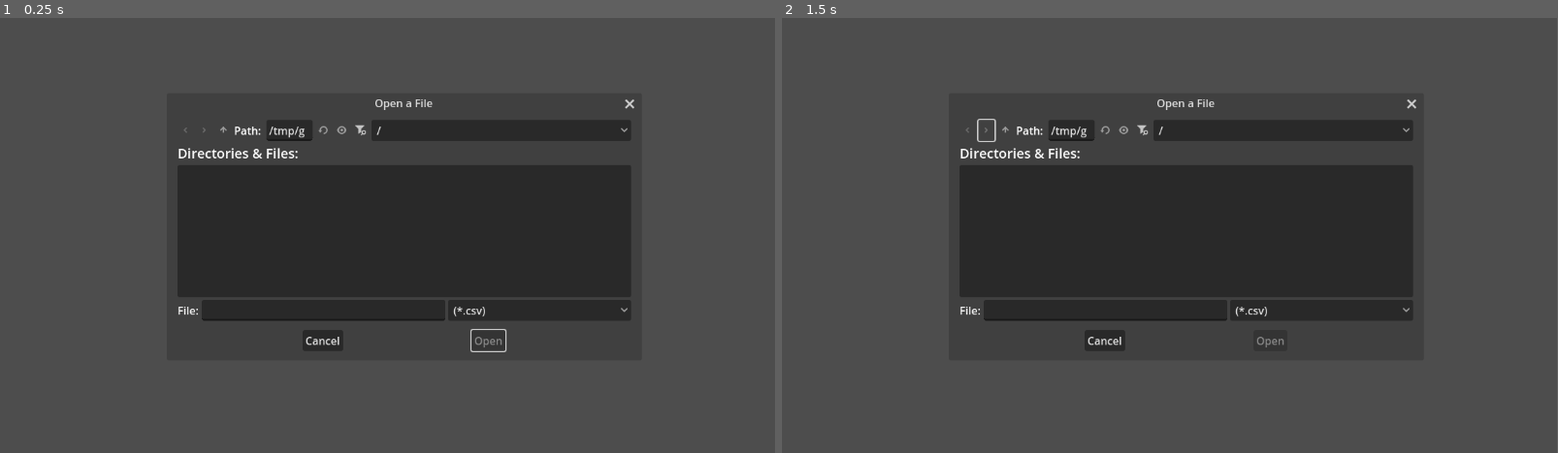
Above: before the commit, frames 1-2 (left to right).
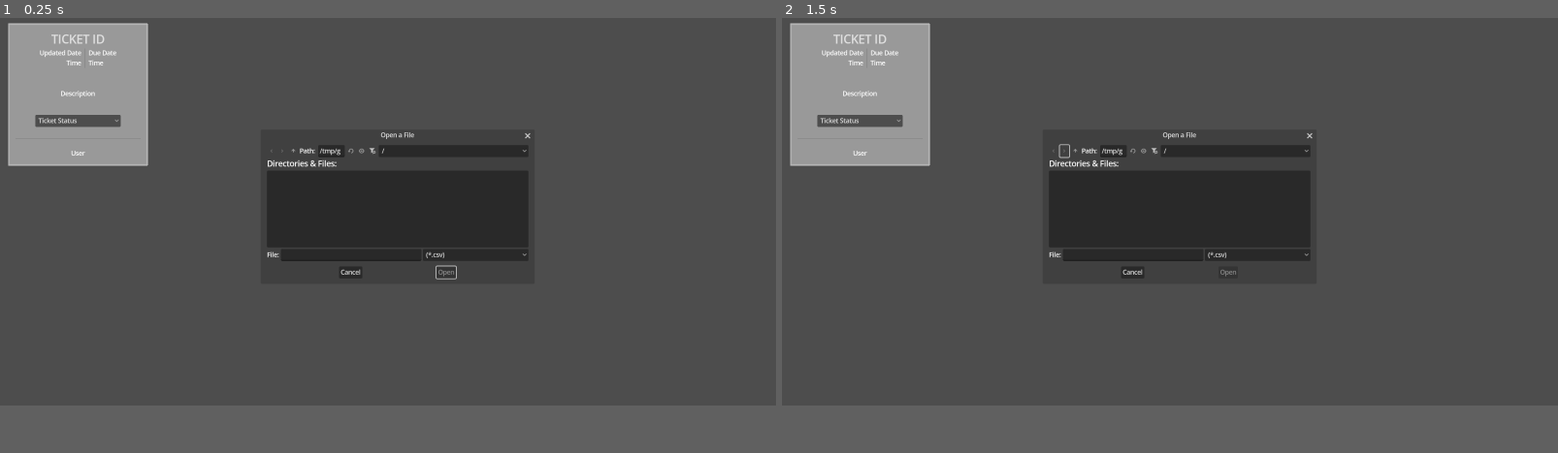
Above: after the commit, the same moments.

Repository: codingLRG/fresh-service-ticket-visualizer
Game: Godot game, scene res://main_display.tscn
Two runs of this game, one before a commit and one after it. Both use one fixed random seed, a clock stepped at 60 frames per second and the inputs below.
Inputs (mouse positions are in pixels of both pictures, inside the frame that each line leads up to; where the layout moved, square brackets give the same spot in the first picture):
- Up to frame 1 (0.25 s): no input
- Up to frame 2 (1.5 s): click (859, 131) at 0.5 s, where only the run after the commit has a clickable "Ticket Status"; click (1061, 165) [983, 131] at 1.25 s
In our replay, the window is 799x449 before the commit and 800x400 after it. These sizes can differ from the game's own. Grey fills any space a smaller window leaves; there, only what the larger window draws over its background counts as a difference.

The runs differ from the first frame. In frame 1, 19% of the frame differs, in the area x 1-82%, y 1-77%; in frame 2, 19%.

Commit message:
Rough outline of the ticket UI

Diff:
--- a/main_display.tscn
+++ b/main_display.tscn
@@ -1,6 +1,7 @@
-[gd_scene load_steps=2 format=3 uid="uid://cgc8cm8k21gpt"]
+[gd_scene load_steps=3 format=3 uid="uid://cgc8cm8k21gpt"]
 
 [ext_resource type="Script" uid="uid://bq1jt1bsuudha" path="res://file_dialog.gd" id="1_84rj3"]
+[ext_resource type="PackedScene" uid="uid://da7vkim2j4e7k" path="res://ticket_visualizer.tscn" id="2_nn06p"]
 
 [node name="Main Display" type="Node2D"]
 
@@ -14,3 +15,11 @@
 root_subfolder = "C:\\Users\\devwillis\\Downloads\\"
 filters = PackedStringArray("*.csv")
 script = ExtResource("1_84rj3")
+
+[node name="TicketVisualizer" parent="." instance=ExtResource("2_nn06p")]
+offset_left = 201.0
+offset_top = 197.0
+offset_right = 201.0
+offset_bottom = 197.0
+
+[node name="SubViewport" type="SubViewport" parent="."]
--- a/project.godot
+++ b/project.godot
@@ -14,3 +14,12 @@
 run/main_scene="res://main_display.tscn"
 config/features=PackedStringArray("4.4", "Forward Plus")
 config/icon="res://icon.svg"
+
+[display]
+
+window/size/viewport_width=2000
+window/size/viewport_height=1000
+
+[gui]
+
+theme/default_font_multichannel_signed_distance_field=true
--- /dev/null
+++ b/ticket_visualizer.tscn
@@ -0,0 +1,142 @@
+[gd_scene load_steps=2 format=3 uid="uid://da7vkim2j4e7k"]
+
+[sub_resource type="StyleBoxFlat" id="StyleBoxFlat_nqqyg"]
+border_width_left = 5
+border_width_top = 5
+border_width_right = 5
+border_width_bottom = 5
+border_blend = true
+corner_radius_top_left = 2
+corner_radius_top_right = 2
+corner_radius_bottom_right = 2
+corner_radius_bottom_left = 2
+anti_aliasing = false
+
+[node name="TicketVisualizer" type="Control"]
+layout_mode = 3
+anchors_preset = 15
+anchor_right = 1.0
+anchor_bottom = 1.0
+grow_horizontal = 2
+grow_vertical = 2
+
+[node name="PanelContainer" type="PanelContainer" parent="."]
+custom_minimum_size = Vector2(360, 360)
+layout_mode = 1
+anchors_preset = 8
+anchor_left = 0.5
+anchor_top = 0.5
+anchor_right = 0.5
+anchor_bottom = 0.5
+offset_left = -180.0
+offset_top = -183.5
+offset_right = 180.0
+offset_bottom = 183.5
+grow_horizontal = 2
+grow_vertical = 2
+theme_override_styles/panel = SubResource("StyleBoxFlat_nqqyg")
+
+[node name="MarginContainer" type="MarginContainer" parent="PanelContainer"]
+layout_mode = 2
+theme_override_constants/margin_left = 15
+theme_override_constants/margin_top = 15
+theme_override_constants/margin_right = 15
+theme_override_constants/margin_bottom = 15
+
+[node name="VBoxContainer" type="VBoxContainer" parent="PanelContainer/MarginContainer"]
+layout_mode = 2
+
+[node name="TicketID" type="LinkButton" parent="PanelContainer/MarginContainer/VBoxContainer"]
+unique_name_in_owner = true
+layout_mode = 2
+size_flags_horizontal = 4
+size_flags_vertical = 4
+theme_override_font_sizes/font_size = 30
+text = "TICKET ID"
+underline = 1
+uri = "https://cmc.freshservice.com/a/tickets/7662?current_tab=details"
+
+[node name="DueDateMargin" type="MarginContainer" parent="PanelContainer/MarginContainer/VBoxContainer"]
+layout_mode = 2
+theme_override_constants/margin_left = 50
+theme_override_constants/margin_right = 50
+
+[node name="HBoxContainer" type="HBoxContainer" parent="PanelContainer/MarginContainer/VBoxContainer/DueDateMargin"]
+layout_mode = 2
+size_flags_horizontal = 4
+size_flags_vertical = 4
+alignment = 1
+
+[node name="Last Updated" type="VBoxContainer" parent="PanelContainer/MarginContainer/VBoxContainer/DueDateMargin/HBoxContainer"]
+layout_mode = 2
+
+[node name="Updated" type="Label" parent="PanelContainer/MarginContainer/VBoxContainer/DueDateMargin/HBoxContainer/Last Updated"]
+unique_name_in_owner = true
+layout_mode = 2
+text = "Updated Date"
+horizontal_alignment = 2
+
+[node name="UTime" type="Label" parent="PanelContainer/MarginContainer/VBoxContainer/DueDateMargin/HBoxContainer/Last Updated"]
+unique_name_in_owner = true
+layout_mode = 2
+text = "Time"
+horizontal_alignment = 2
+
+[node name="VSeparator" type="VSeparator" parent="PanelContainer/MarginContainer/VBoxContainer/DueDateMargin/HBoxContainer"]
+custom_minimum_size = Vector2(10, 0)
+layout_mode = 2
+
+[node name="Due Date" type="VBoxContainer" parent="PanelContainer/MarginContainer/VBoxContainer/DueDateMargin/HBoxContainer"]
+layout_mode = 2
+
+[node name="DueDate" type="Label" parent="PanelContainer/MarginContainer/VBoxContainer/DueDateMargin/HBoxContainer/Due Date"]
+unique_name_in_owner = true
+layout_mode = 2
+text = "Due Date"
+
+[node name="DDTime" type="Label" parent="PanelContainer/MarginContainer/VBoxContainer/DueDateMargin/HBoxContainer/Due Date"]
+unique_name_in_owner = true
+layout_mode = 2
+text = "Time"
+
+[node name="HSeparator" type="HSeparator" parent="PanelContainer/MarginContainer/VBoxContainer"]
+custom_minimum_size = Vector2(0, 10)
+layout_mode = 2
+
+[node name="Description" type="Label" parent="PanelContainer/MarginContainer/VBoxContainer"]
+unique_name_in_owner = true
+custom_minimum_size = Vector2(0, 100)
+layout_mode = 2
+size_flags_vertical = 1
+text = "Description"
+horizontal_alignment = 1
+vertical_alignment = 1
+autowrap_mode = 1
+
+[node name="SelectionBoxMargin" type="MarginContainer" parent="PanelContainer/MarginContainer/VBoxContainer"]
+layout_mode = 2
+theme_override_constants/margin_left = 50
+theme_override_constants/margin_right = 50
+
+[node name="TicketStatus" type="OptionButton" parent="PanelContainer/MarginContainer/VBoxContainer/SelectionBoxMargin"]
+unique_name_in_owner = true
+custom_minimum_size = Vector2(50, 30)
+layout_mode = 2
+selected = 0
+item_count = 3
+popup/item_0/text = "Ticket Status"
+popup/item_0/id = 0
+popup/item_1/text = "Option 2"
+popup/item_1/id = 1
+popup/item_2/text = "Option 3"
+popup/item_2/id = 2
+
+[node name="HSeparator2" type="HSeparator" parent="PanelContainer/MarginContainer/VBoxContainer"]
+custom_minimum_size = Vector2(0, 50)
+layout_mode = 2
+
+[node name="User" type="Label" parent="PanelContainer/MarginContainer/VBoxContainer"]
+unique_name_in_owner = true
+layout_mode = 2
+size_flags_horizontal = 4
+text = "User"
